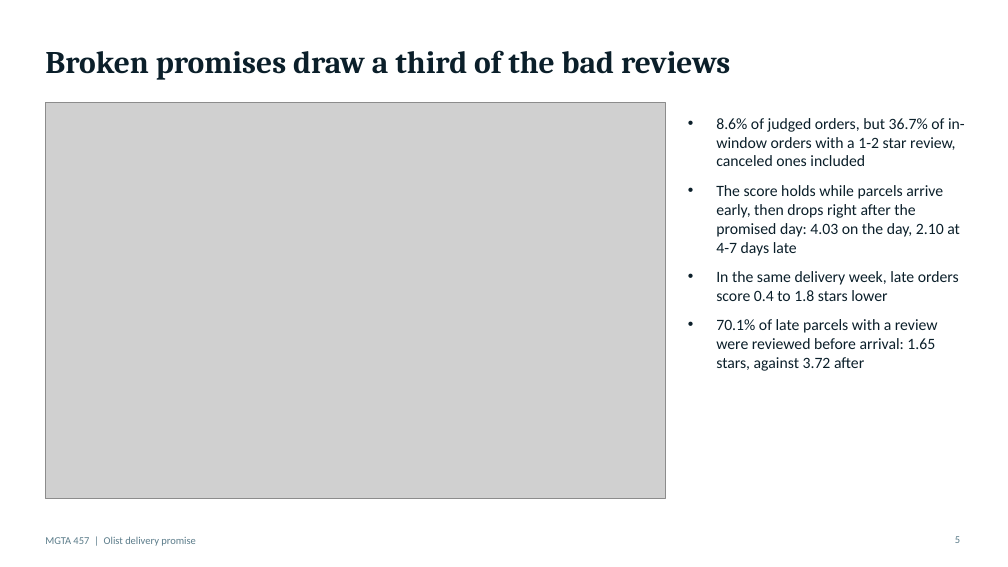
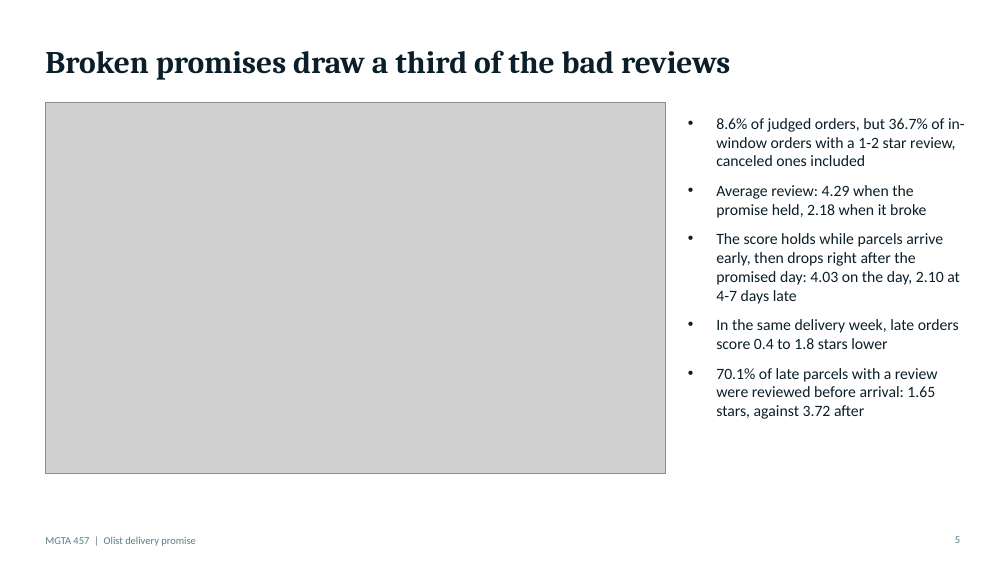
Before and after one commit to rsm-aaljarallah/mgta457-olist, a slide deck: slide 5 of deliverables/olist_presentation.pptx. Drawn at 1008x567 pixels with LibreOffice and Linux fonts; fonts in the diff are those of the drawing; grey boxes stand for pictures. Boxes give left, top, right and bottom in pixels: in the first picture for what was removed or moved away, otherwise in the second. Text is boxed around its words. In the diff, an @@ line names an element or a change of style, - is before the commit and + after.

```diff
--- a/deliverables/olist_presentation.pptx
+++ b/deliverables/olist_presentation.pptx
@@ picture: place and size @@
-picture at box(45, 102, 665, 499)
+picture at box(45, 102, 665, 473)
@@ text at box(716, 185, 926, 218): paragraph added @@
+• Average review: 4.29 when the promise held, 2.18 when it broke
```
Also in this commit, not shown: 4 other slides changed, 1 slide added, 35 other files.
